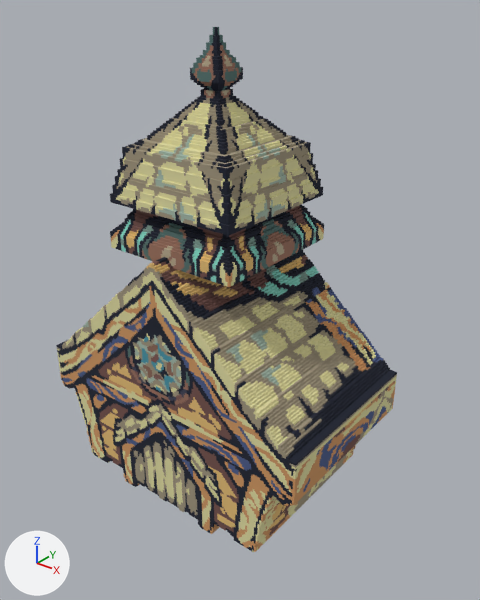
Before and after pictures for a commit that changed the glTF model balanca/public/voxel/buildings/blue/Monastery.glb.
Camera for both pictures: a camera (50 mm lens) standing at (195.0, -183.0, 247.0) and looking at (5.0, 54.0, 100.0). Lighting does not change. The marker at lower left points along +X, +Y and +Z. The first picture is the older version. Vertices at exactly the same position are counted once.
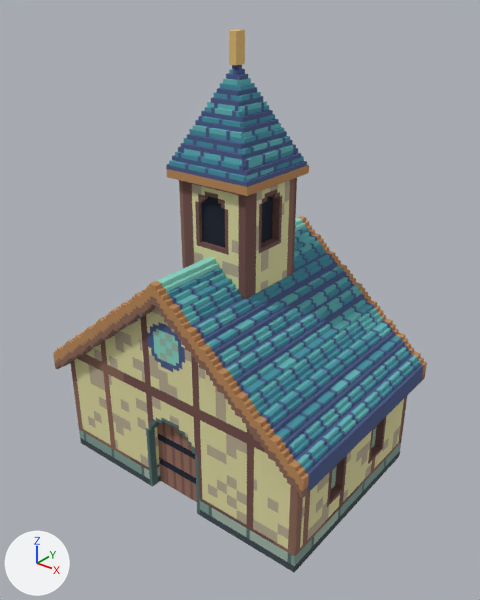
What differs and where, as boxes [x1, y1, x2, y2] in the pictures (480 x 600 px):
'Mesh_0', surface changed, reshaped, moved, rescaled (10% wider): before [56, 27, 397, 552]; after [53, 30, 427, 572]
part 1 of me_mesh_0, rebuilt (10% wider, 13% taller): before [56, 204, 397, 552]; after [53, 178, 427, 572]
part 2 of me_mesh_0, rebuilt (33% narrower, 12% shorter): before [110, 87, 323, 236]; after [166, 65, 309, 196]
part 3 of me_mesh_0, deleted: before [190, 27, 243, 83]
part 4 of me_mesh_0, deleted: before [200, 85, 233, 89]
part 5 of me_mesh_0, deleted: before [194, 80, 240, 85]
part 6 of me_mesh_0, deleted: before [197, 82, 236, 87]
part 7 of me_mesh_0, added (orange): after [229, 30, 245, 65]

Patch to the scene script:
```diff
--- a/balanca/public/voxel/buildings/blue/Monastery.glb.py
+++ b/balanca/public/voxel/buildings/blue/Monastery.glb.py
@@ mat_paleta @@
 n3 = _N.new('ShaderNodeMapping'); n3.name = 'Mapping'
-n3.inputs[1].default_value = (0.0278, 0.5, 0.0)  # 'Location'
-n3.inputs[3].default_value = (15.11, 0.0, 1.0)  # 'Scale'
+n3.inputs[1].default_value = (0.0192, 0.5, 0.0)  # 'Location'
+n3.inputs[3].default_value = (15.39, 0.0, 1.0)  # 'Scale'
 n4 = _N.new('ShaderNodeUVMap'); n4.name = 'UV Map'
@@ me_mesh_0 @@
 # used by ob_mesh_0; parent = ob_q0; location = (-156.0, 180.0, 0.0); scale = (0.0278, 0.0278, 0.0278)
-me_mesh_0.from_pydata(...)  # 25489 vertices, 30946 faces; spans x 0.0..11209.0, y -6467.0..0.0, z 0.0..16383.0
+me_mesh_0.from_pydata(...)  # 6066 vertices, 8072 faces; spans x 0.0..11889.0, y -8554.0..0.0, z 0.0..16383.0
+# me_mesh_0 part 1: the loose piece of 20168 vertices spanning x 0.0..11209.0, y -6467.0..0.0, z 0.0..11066.0 is rebuilt with 5441 vertices and now spans x 0.0..11889.0, y -8554.0..0.0, z 0.0..11744.0
+# me_mesh_0 part 2: the loose piece of 4726 vertices spanning x 3090.0..8120.0, y -5748.0..-719.0, z 11066.0..14658.0 is rebuilt with 617 vertices and now spans x 4204.0..7684.0, y -5944.0..-2465.0, z 11744.0..15368.0
+# me_mesh_0 part 3: the loose piece of 523 vertices spanning x 5030.0..6180.0, y -3808.0..-2659.0, z 14874.0..16383.0 is deleted
+# me_mesh_0 part 4: the loose piece of 24 vertices spanning x 5245.0..5964.0, y -3593.0..-2874.0, z 14658.0..14730.0 is deleted
+# me_mesh_0 part 5: the loose piece of 24 vertices spanning x 5102.0..6108.0, y -3736.0..-2731.0, z 14802.0..14874.0 is deleted
+# me_mesh_0 part 6: the loose piece of 24 vertices spanning x 5174.0..6036.0, y -3665.0..-2802.0, z 14730.0..14802.0 is deleted
+# me_mesh_0 part 7
+# 8 vertices are added at x 5799.0..6089.0, y -4494.0..-4060.0, z 15368.0..16383.0
+# 10 new faces join them
 me_mesh_0.materials.append(mat_paleta)
@@ ob_mesh_0 @@
 ob_mesh_0.parent = ob_q0
-ob_mesh_0.location = (-156.0, 180.0, 0.0)
-ob_mesh_0.scale = (0.0278, 0.0278, 0.0278)
+ob_mesh_0.location = (-164.0, 236.0, 0.0)
+ob_mesh_0.scale = (0.0276, 0.0276, 0.0276)
```
